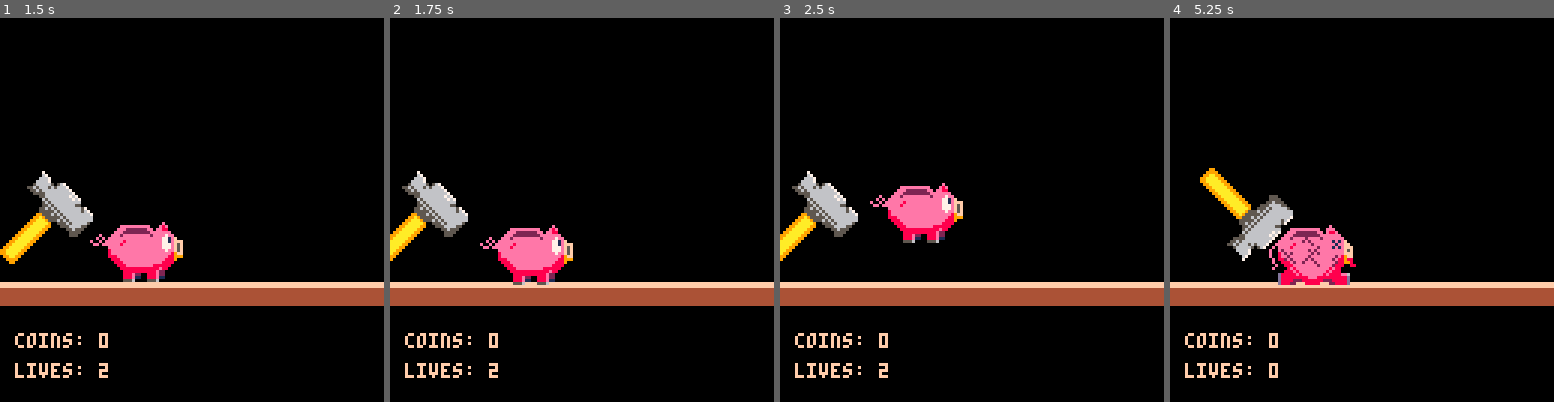
Above: before the commit, frames 1-4 (left to right).
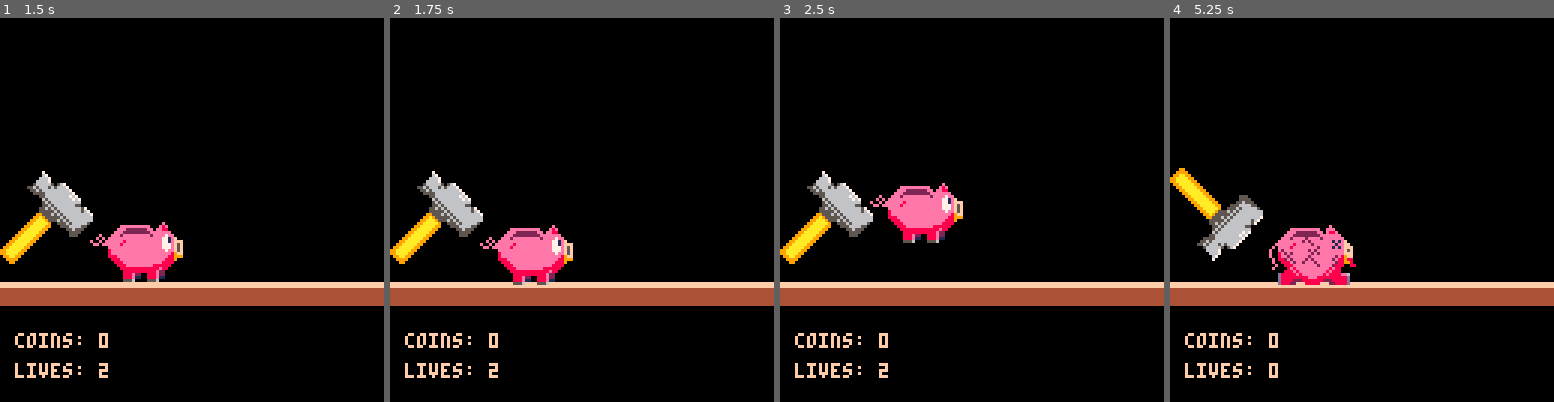
Above: after the commit, the same moments.

Repository: Houzvicka/ld44
Game: PICO-8 cartridge piggy.p8
The game is run twice, just before and just after one commit, with the same random seed, the same clock (stepped at 60 frames per second) and the same inputs.
Inputs:
- Up to frame 1 (1.5 s): tap X (X key) at 0.33, 1.07 s
- Up to frame 2 (1.75 s): hold Right from 1.6 s (still down)
- Up to frame 3 (2.5 s): tap X (X key) at 1.85 s; release Right at 2.1 s; hold Up 2.15-2.42 s; hold Right from 2.47 s (still down)
- Up to frame 4 (5.25 s): tap X (X key) at 2.97, 4.08, 5.2 s; release Right at 3.03 s; hold Left 3.08-3.58 s; hold Right 4.02-4.68 s; hold Up 4.73-5.03 s; hold Left from 5.08 s (still down)

Frame 1 is identical in both runs. In frame 2, 2.5% of the frame differs, in the area x 0-25%, y 39-65%; in frame 3, 2.5%; in frame 4, 3.7%, in the area x 0-33%, y 39-64%.

Commit message:
hammer speed;

Diff:
--- a/piggy.p8
+++ b/piggy.p8
@@ -286,7 +286,9 @@
 end
 
 function move_hammer()
-	hammer.x = -curr_speed*10+10
+	if(curr_speed <= 0.5) then
+		hammer.x += curr_speed/2
+	end
 end
 
 function smash_hammer()
@@ -372,7 +374,7 @@
 end
 
 function move_item(item)
- item.x -= curr_speed/2
+ item.x -= curr_speed/3
 end
 -->8
 //obstacles
